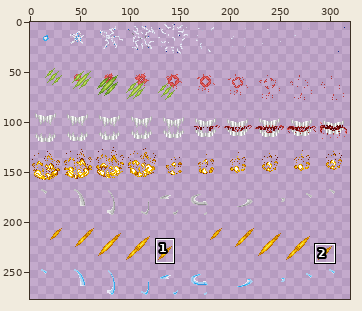
One commit to this sprite sheet: Resources/AwesomeGuns/Weapons/SPRITES/Hits.gif. Above, an overview of the earlier version with the close-up marked.
Close-up. Earlier state:
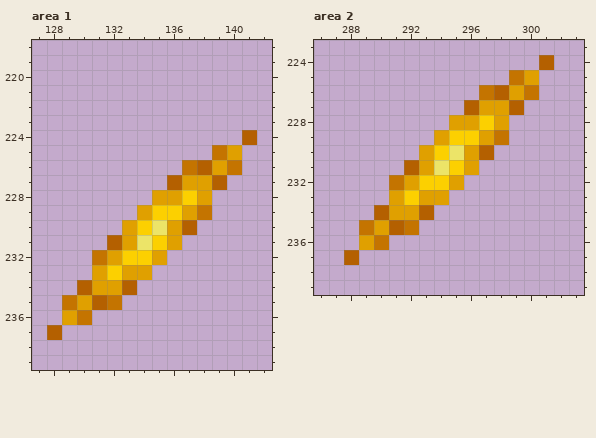
The file is 320x280 pixels. Colours within 5 levels of each other are drawn and written as one. Shown: area 1: x 127..142, y 218..239; area 2: x 286..303, y 223..239. The wide view leaves out empty margins. The commit also changed other parts of the picture, which this record leaves out.
After:
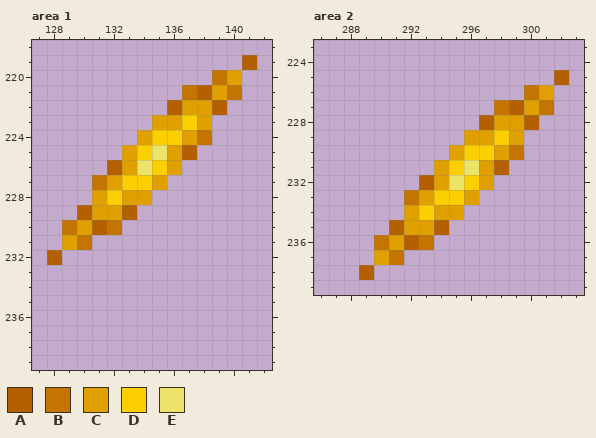
Palette (. is transparent): A #b46000  B #c47400  C #e0a000  D #fcd000  E #ece468
Diff:
Changed rows in their new state; - is an unchanged pixel.
Area 1:
first column x 128:
219 -------------A
220 -----------BC-
221 ---------BACB-
222 --------ACCA--
223 -------CCDC---
224 ------CDDCB--.
225 -----CDECA-..-
226 ----ACEDC....-
227 ---BCDDC....--
228 ---CDCC....---
229 --ACCA.....---
230 -BCAB.....----
231 -CB-.....-----
232 A--.....------
233 ---....-------
234 --....--------
235 -....---------
236 -..-----------
237 .-------------
Area 2:
first column x 288:
224 -------------.-
225 -----------..-A
226 ---------...-C-
227 --------..B-CB-
228 -------..A-CA--
229 ------..C-DC---
230 -----..CDDCB---
231 ----..C-ECA----
232 ---..ACEDC-----
233 ---.B-DDC------
234 --..-DCC-------
235 -..-CCA--------
236 -.-CAB---------
237 .-CB-----------
238 -A-------------
